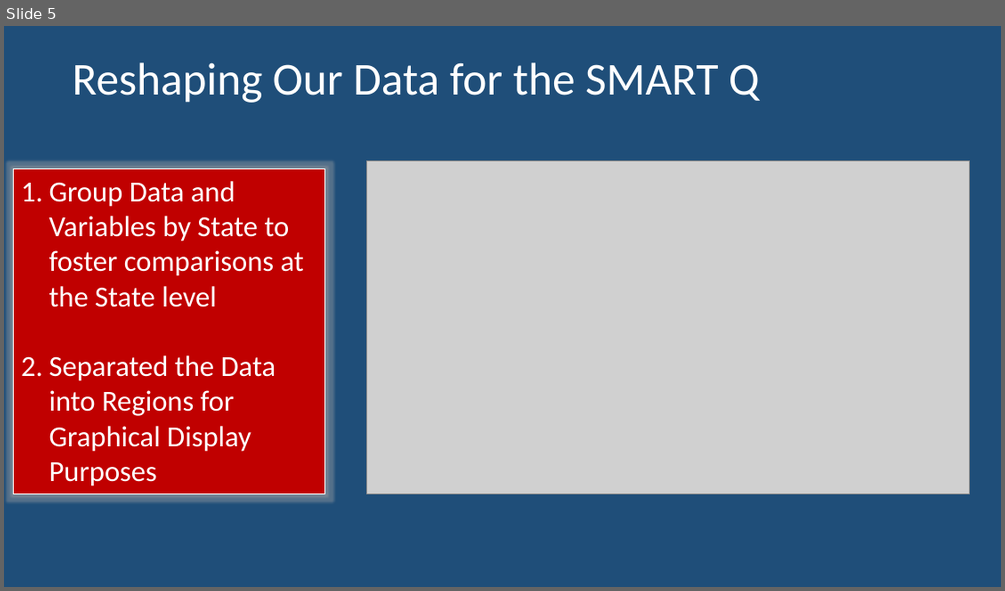
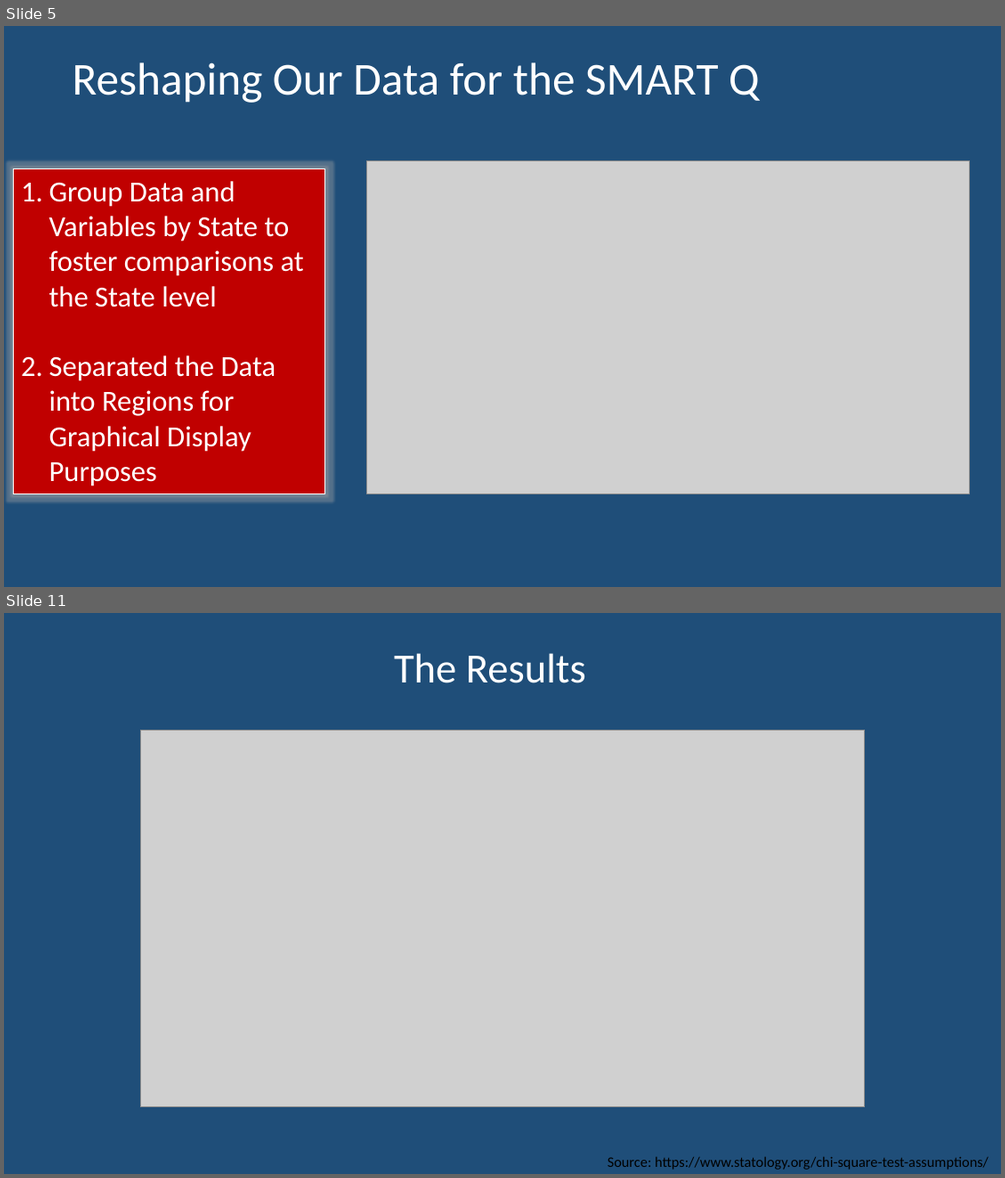
Before and after one commit to awinkhater/Dats6101_Team3, a slide deck: PPT for Intro to Data Science.pptx. Shown one above the other, each under a label of ours: slide 5 before the commit, slides 5 and 11 after it; the slides between them are not shown. The pictures are 1005x591 and 1005x1178 pixels, drawn with LibreOffice and Linux fonts; fonts in the diff are those of the drawing; grey boxes stand for pictures. Boxes give left, top, right and bottom in pixels: in the first picture for what was removed or moved away, otherwise in the second. Text is boxed around its words. In the diff, an @@ line names an element or a change of style, - is before the commit and + after.

```diff
--- a/PPT for Intro to Data Science.pptx
+++ b/PPT for Intro to Data Science.pptx
@@ slide 11 added at (4, 613, 1001, 1174), background #1F4E79 @@
@@ title added at (394, 653, 586, 683), 40 pt, text #FFFFFF @@
+The Results
@@ picture added at (140, 730, 865, 1107) @@
@@ text added at (607, 1157, 988, 1169), 14 pt, text #000000 @@
+Source: https://www.statology.org/chi-square-test-assumptions/
```
Also in this commit, not shown: 1 slide changed, 6 other slides added, 4 other files.
